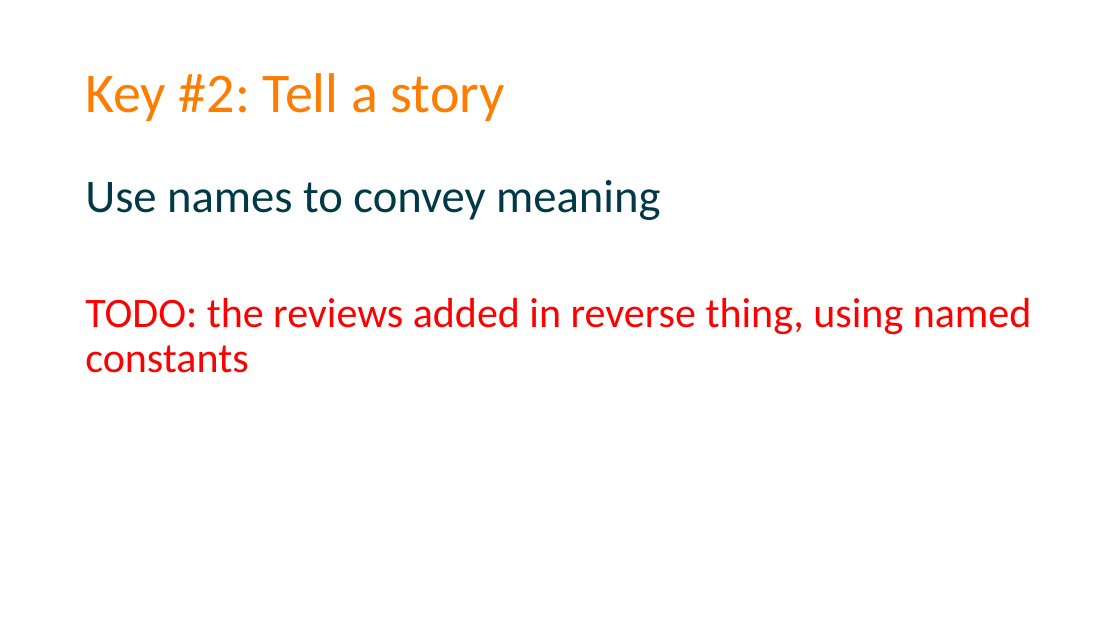
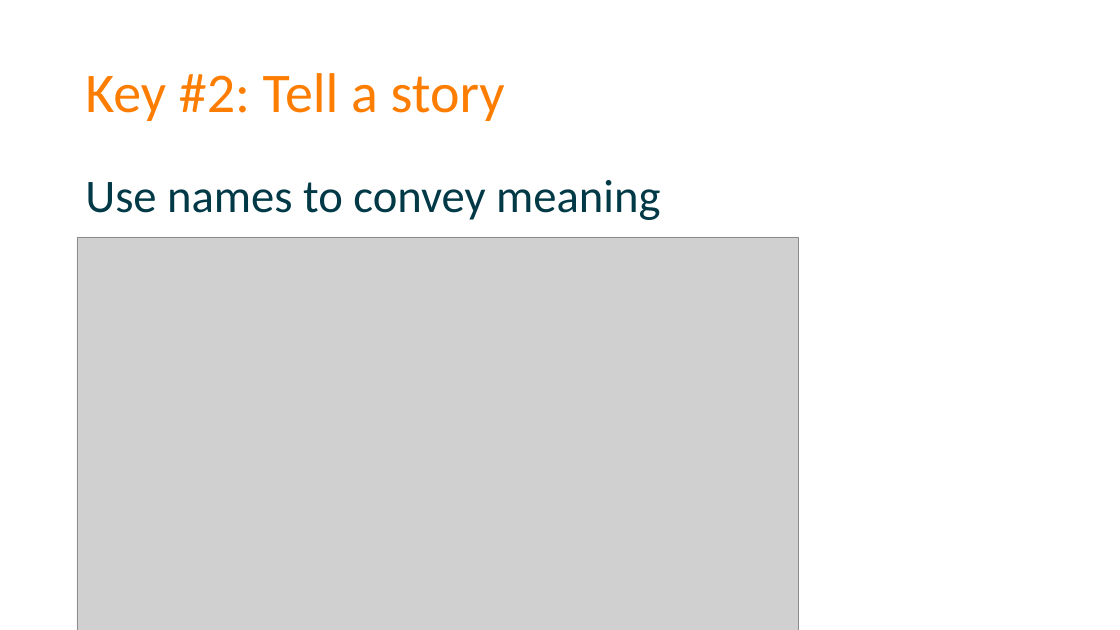
Before and after one commit to spetryjohnson/Talk-Patterns_of_Effective_Test_Setup, a slide deck: slide 64 of POETS - CodeMash 2017.pptx (slide 60 before the commit). Drawn at 1120x630 pixels with LibreOffice and Linux fonts; fonts in the diff are those of the drawing; grey boxes stand for pictures. Boxes give left, top, right and bottom in pixels: in the first picture for what was removed or moved away, otherwise in the second. Text is boxed around its words. In the diff, an @@ line names an element or a change of style, - is before the commit and + after.

```diff
--- a/POETS - CodeMash 2017.pptx
+++ b/POETS - CodeMash 2017.pptx
@@ picture added at <box>77,237,799,630</box> @@
@@ text at <box>85,298,1032,373</box>: paragraph removed @@
-TODO: the reviews added in reverse thing, using named constants
```
Also in this commit, not shown: 9 other slides changed, 4 slides added, 9 other files.
